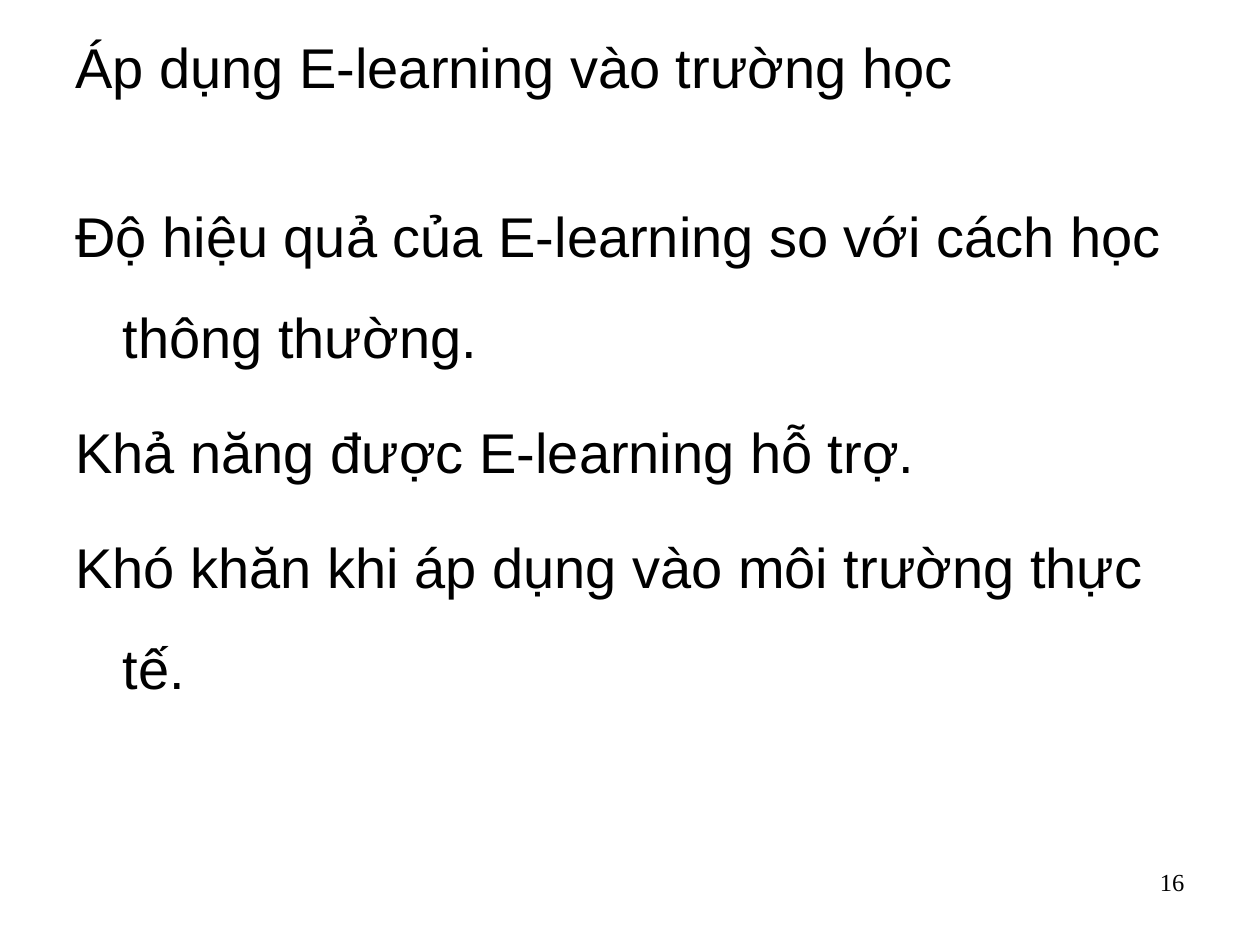
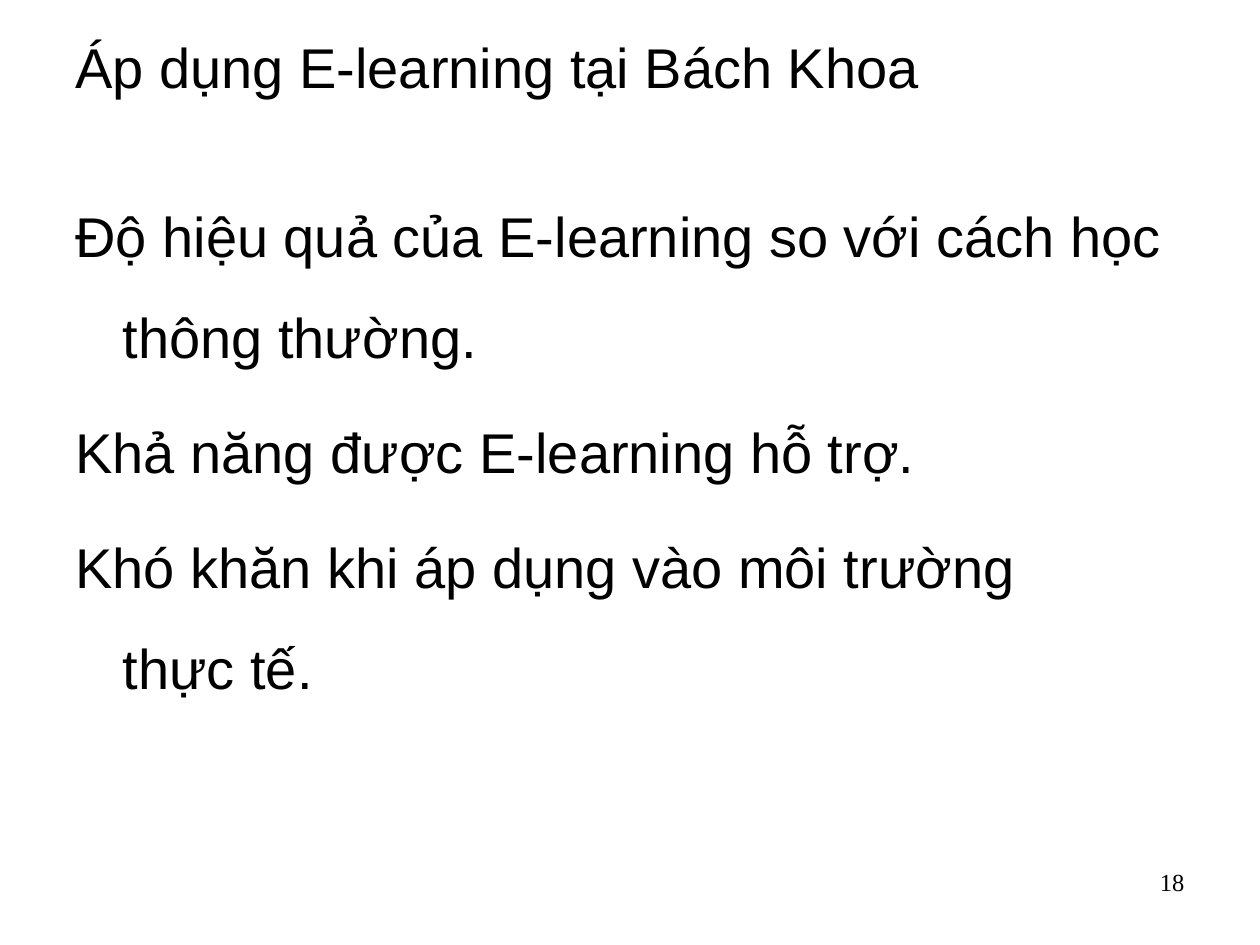
Before and after one commit to dhieucse09/mis, a slide deck: slide 18 of main/group-project/Group project.ppt (slide 16 before the commit). Drawn at 1260x945 pixels with LibreOffice and Linux fonts; fonts in the diff are those of the drawing; background and template pictures are left out. Boxes give left, top, right and bottom in pixels: in the first picture for what was removed or moved away, otherwise in the second. Text is boxed around its words. In the diff, an @@ line names an element or a change of style, - is before the commit and + after.

```diff
--- a/main/group-project/Group project.ppt
+++ b/main/group-project/Group project.ppt
@@ title at [75,44,919,99]: text changed @@
-Áp dụng E-learning vào trường học
+Áp dụng E-learning tại Bách Khoa
@@ text "Độ hiệu quả của E-learning ..." rewrapped from [75,214,1160,690] to [75,214,1160,698] @@
@@ page number at [1160,874,1185,892]: text changed @@
-16
+18
```
Also in this commit, not shown: 8 other slides changed, 6 slides added, 3 slides removed, 14 other files.
